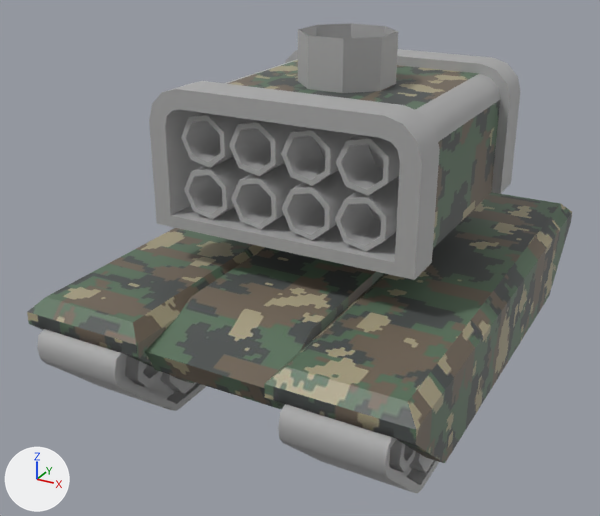
What one commit did to the FBX model Assets/Source/Art/Models/Tanks/Tank(4Level).fbx.
Rendered twice from a 50 mm camera at (2.97, -6.04, 3.87) aimed at (-0.29, -0.12, 0.91). The axes (+X, +Y, +Z) are drawn at lower left. The lights are the same throughout. Where no turn or scale is listed for an object, it has been applied to the vertices.

The older version as bpy lines, for what is in view:
```python
mat_main = principled_material('Main')
mat_main.texture = img_2_jpg
me_mesh_014 = bpy.data.meshes.new('Mesh.014')
me_mesh_014.from_pydata(...)  # 108 vertices, 124 faces; spans x -158.0..158.0, y -181.0..303.0, z -90.0..20.0
# faces by material slot: [25, 99]
me_mesh_014.materials.append(mat_additional_mat)  # light grey #cacaca
me_mesh_014.materials.append(mat_main)  # picture img_2_jpg
me_mesh_017 = bpy.data.meshes.new('Mesh.017')
me_mesh_017.from_pydata(...)  # 560 vertices, 560 faces; spans x -1.43..1.43, y -1.89..2.5, z -1.07..-0.22
# faces by material slot: [444, 116]
me_mesh_017.materials.append(mat_additional_mat)  # light grey #cacaca
me_mesh_017.materials.append(mat_tracks_mat)  # light grey #cacaca
me_mesh_020 = bpy.data.meshes.new('Mesh.020')
me_mesh_020.from_pydata(...)  # 400 vertices, 365 faces; spans x -1.13..1.13, y -0.95..1.52, z -0.54..0.93
# faces by material slot: [362, 3]
me_mesh_020.materials.append(mat_additional_mat)  # light grey #cacaca
me_mesh_020.materials.append(mat_main)  # picture img_2_jpg
ob_largetrackset = bpy.data.objects.new('LargeTrackSet', me_mesh_017)
ob_largetrackset.location = (0.0, -0.288, 1.057)
ob_missileset = bpy.data.objects.new('MissileSet', me_mesh_020)
ob_missileset.location = (0.0, -0.085, 1.925)
ob_tank = bpy.data.objects.new('Tank', me_mesh_014)
ob_tank.location = (0.0, -0.28, 1.05)
ob_tank.scale = (0.01, 0.01, 0.01)
```
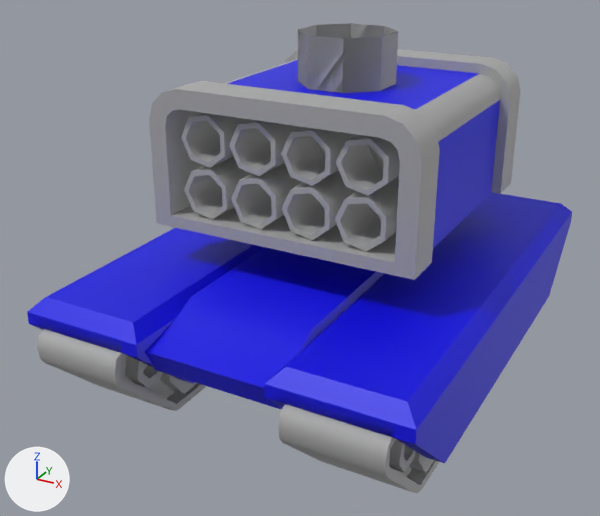
Where the newer file only moved an object's origin or applied its transform, the numbers keep the older frame.

What differs and where, as boxes (x1, y1, x2, y2) in the pictures (600 x 516 px; the box of a moved part takes in the faces that stretch with it):
'Tank', surface changed (grey to blue): (27, 192, 572, 463) in both
'MissileSet', surface changed: (154, 23, 510, 280) in both
part 1 of me_mesh_020, added: after (298, 23, 398, 93)
part 2 of me_mesh_020, moved or reshaped: before (298, 23, 398, 93); after (298, 23, 397, 93)

Edits to the bpy script that builds the scene:
```text
Change mat_main:
    remove mat_main.texture = img_2_jpg
    add mat_main.base_color = (0.000903, 0.0, 0.801)  # blue #0300e7
Change me_mesh_020:
    used by ob_missileset; location = (0.0, -0.085, 1.925)
    remove me_mesh_020.from_pydata(...)  # 400 vertices, 365 faces; spans x -1.13..1.13, y -0.95..1.52, z -0.54..0.93
    add me_mesh_020.from_pydata(...)  # 416 vertices, 373 faces; spans x -1.13..1.13, y -0.95..1.52, z -0.54..0.93
    me_mesh_020 part 1: a new loose piece of 16 vertices spanning x -0.37..0.38, y -0.15..0.61, z 0.52..0.93, in mat_additional_mat (light grey #cacaca)
    me_mesh_020 part 2
    9 faces are deleted
    8 new faces join them, mat_additional_mat (light grey #cacaca)
```
